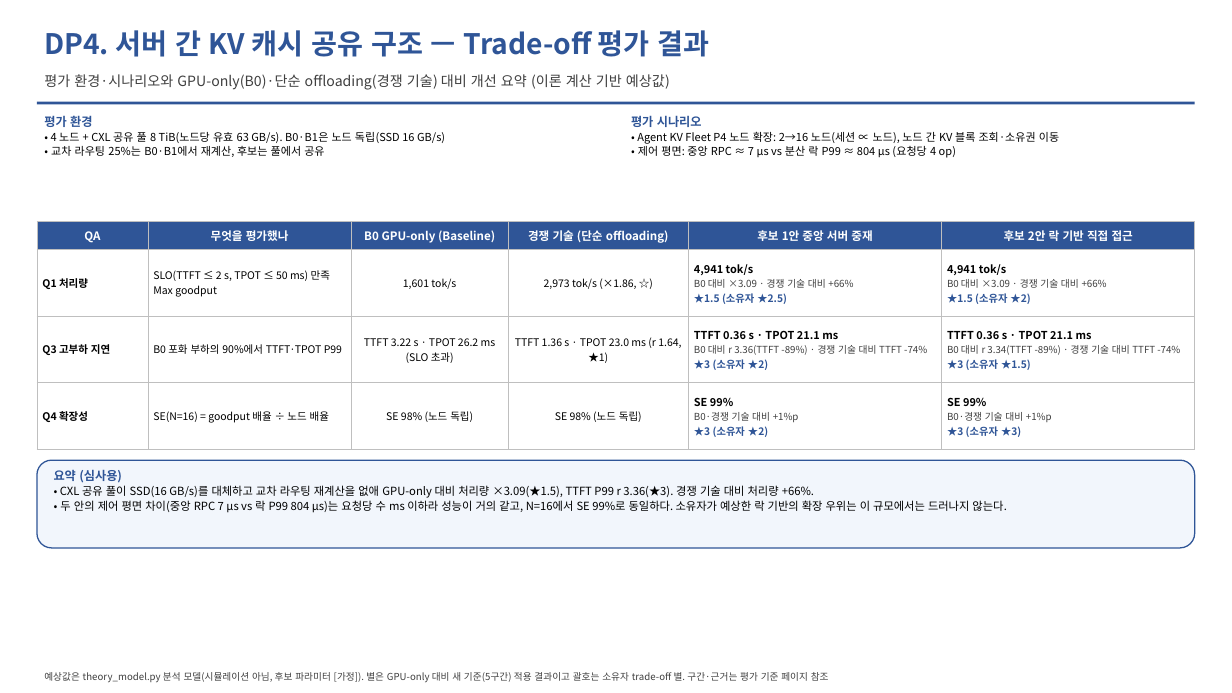
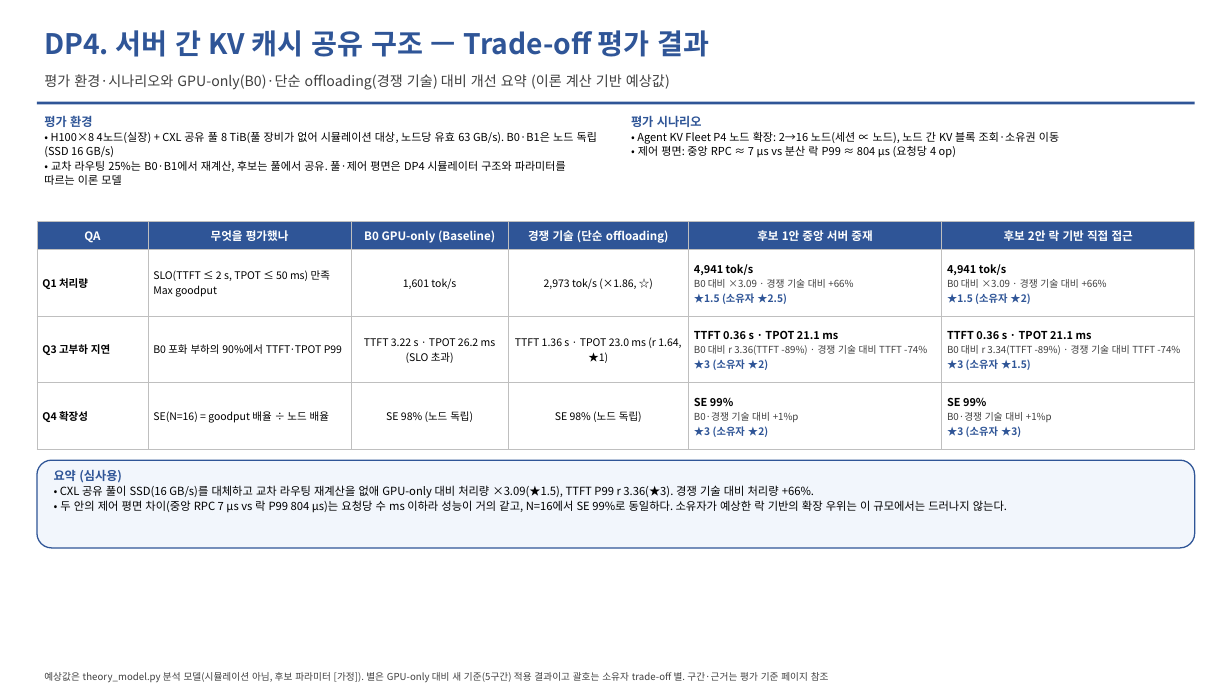
Before and after one commit to mkim0628/vllm, a slide deck: slide 9 of doc-mk/QA-criteria-v4/DP-QA-criteria-v4.pptx. Drawn at 1232x693 pixels with LibreOffice and Linux fonts; fonts in the diff are those of the drawing. Boxes give left, top, right and bottom in pixels: in the first picture for what was removed or moved away, otherwise in the second. Text is boxed around its words. In the diff, an @@ line names an element or a change of style, - is before the commit and + after.

```diff
--- a/doc-mk/QA-criteria-v4/DP-QA-criteria-v4.pptx
+++ b/doc-mk/QA-criteria-v4/DP-QA-criteria-v4.pptx
@@ text at [44, 132, 597, 185]: text changed @@
-• 4 노드 + CXL 공유 풀 8 TiB(노드당 유효 63 GB/s). B0·B1은 노드 독립(SSD 16 GB/s)
-• 교차 라우팅 25%는 B0·B1에서 재계산, 후보는 풀에서 공유
+• H100×8 4노드(실장) + CXL 공유 풀 8 TiB(풀 장비가 없어 시뮬레이션 대상, 노드당 유효 63 GB/s). B0·B1은 노드 독립(SSD 16 GB/s)
+• 교차 라우팅 25%는 B0·B1에서 재계산, 후보는 풀에서 공유. 풀·제어 평면은 DP4 시뮬레이터 구조와 파라미터를 따르는 이론 모델
```
Also in this commit, not shown: 1 other slide changed, 1 slide added, 3 other files.
